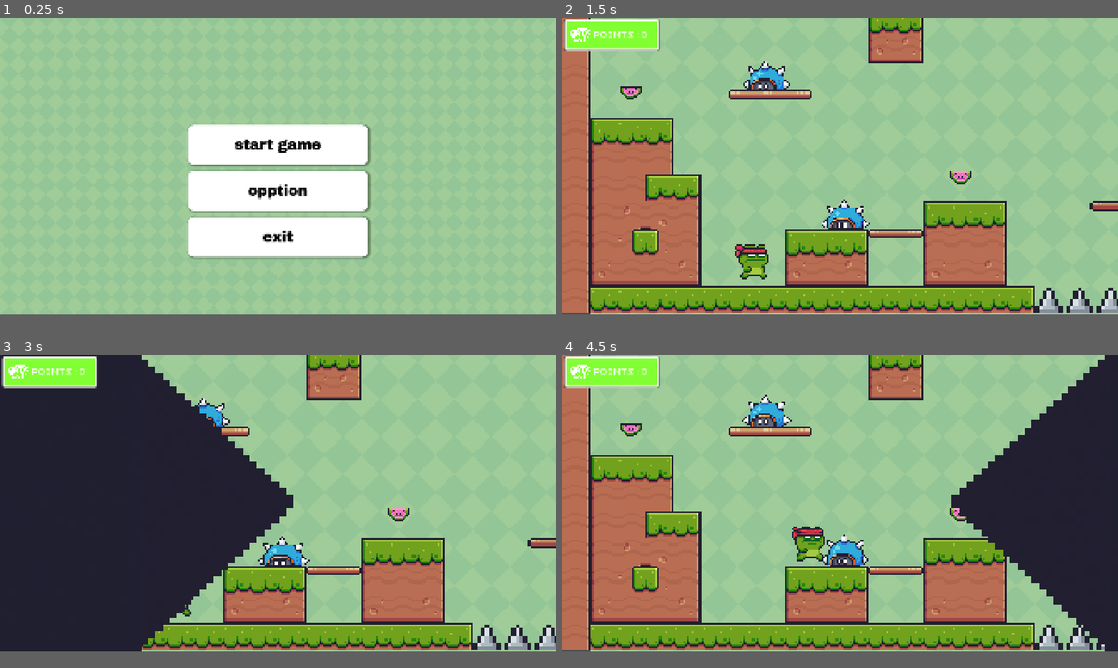
Above: before the commit, frames 1-4 (two rows, left to right).
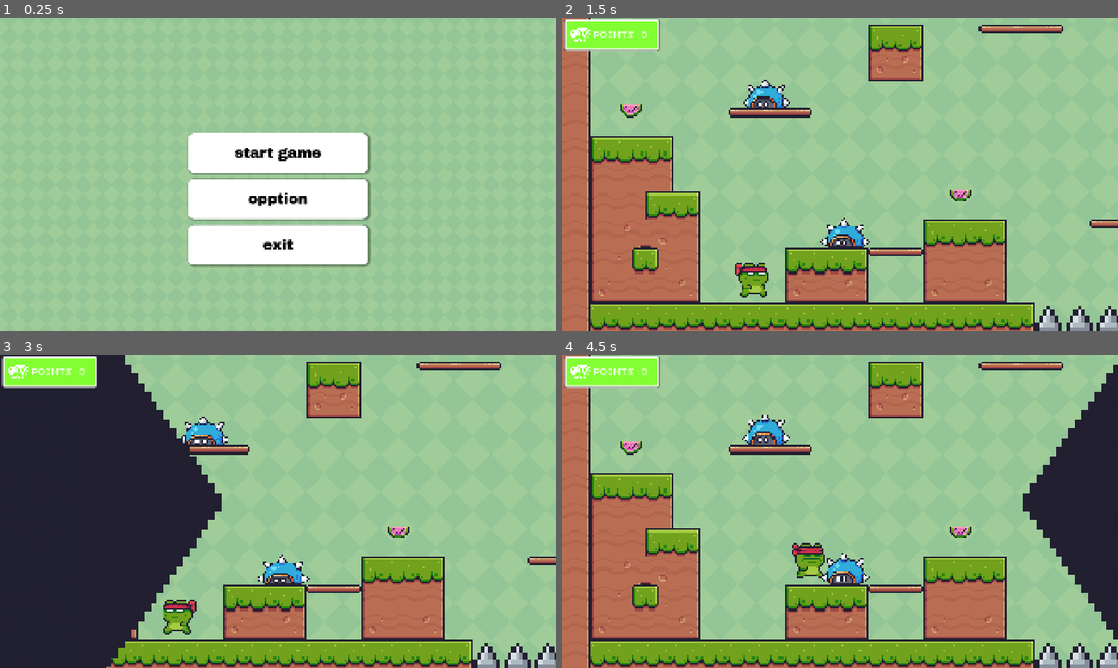
Above: after the commit, the same moments.

Repository: gamesphilo25-hash/godot-game-project
Game: Godot game, scene res://UI/main menue.tscn
Two runs of this game, one before a commit and one after it. Both use one fixed random seed, a clock stepped at 60 frames per second and the inputs below. The engine's default icon, where the game draws it, is replaced by a stand-in: a white triangle on a blue panel in a dark square. Sound files missing from this copy of the repository are replaced by a short silence.
Inputs:
- Up to frame 1 (0.25 s): no input
- Up to frame 2 (1.5 s): click "start game" at 0.5 s; hold D (right) from 1.28 s (still down)
- Up to frame 3 (3 s): tap Space (jump) at 1.52, 2.27 s; release D (right) at 2.78 s; hold A (LEFT) from 2.78 s (still down)
- Up to frame 4 (4.5 s): release A (LEFT) at 3.53 s; hold D (right) from 3.53 s (still down); tap Space (jump) at 3.77 s
In our replay, the window is 800x426 before the commit and 800x450 after it. These sizes can differ from the game's own. Grey fills any space a smaller window leaves; there, only what the larger window draws over its background counts as a difference.

The runs differ from the first frame. In frame 1, 6.3% of the frame differs, in the area x 33-67%, y 34-80%; in frame 2, 26%; in frame 3, 26%; in frame 4, 33%, in the area x 0-100%, y 0-100%.

Commit message:
opptions me ue

Diff:
--- a/Enemy/enemy.tscn
+++ b/Enemy/enemy.tscn
@@ -141,9 +141,11 @@
 process_mode = 3
 stream = ExtResource("3_am0pq")
 volume_db = -4.0
+bus = &"sfx"
 
 [node name="hit" type="AudioStreamPlayer2D" parent="." unique_id=151869785]
 process_mode = 3
 stream = ExtResource("4_eqilm")
+bus = &"sfx"
 
 [connection signal="body_entered" from="Area2D" to="." method="_on_area_2d_body_entered"]
--- /dev/null
+++ b/UI/full_screen.gd
@@ -0,0 +1,11 @@
+extends CheckBox
+
+func _ready() -> void:
+	DisplayServer.window_set_mode(DisplayServer.WINDOW_MODE_MAXIMIZED)
+
+
+func _on_toggled(toggled_on: bool) -> void:
+	if toggled_on == true:
+		DisplayServer.window_set_mode(DisplayServer.WINDOW_MODE_FULLSCREEN)
+	else:
+		DisplayServer.window_set_mode(DisplayServer.WINDOW_MODE_MAXIMIZED)
--- a/UI/main menue.tscn
+++ b/UI/main menue.tscn
@@ -4,6 +4,8 @@
 [ext_resource type="Texture2D" uid="uid://4itu1ddygm6w" path="res://world/back ground/Green.png" id="2_ivn5n"]
 [ext_resource type="FontFile" uid="uid://bhgngindvjfsf" path="res://world/stuff/ArchivoBlack-Regular.ttf" id="3_s6y1a"]
 [ext_resource type="Texture2D" uid="uid://dueohcohekhw3" path="res://icon.svg" id="4_2ld7u"]
+[ext_resource type="Script" uid="uid://dja74cp33t2br" path="res://UI/voulume.gd" id="5_b2sx8"]
+[ext_resource type="Script" uid="uid://cff380546wr0v" path="res://UI/full_screen.gd" id="6_qkcvt"]
 
 [sub_resource type="StyleBoxFlat" id="StyleBoxFlat_lutp1"]
 bg_color = Color(1, 1, 1, 1)
@@ -52,8 +54,32 @@
 
 [sub_resource type="StyleBoxEmpty" id="StyleBoxEmpty_tg0kw"]
 
-[sub_resource type="StyleBoxLine" id="StyleBoxLine_b2sx8"]
-color = Color(1, 1, 1, 1)
+[sub_resource type="StyleBoxFlat" id="StyleBoxFlat_qkcvt"]
+bg_color = Color(0.6, 0.6, 0.6, 0)
+
+[sub_resource type="StyleBoxLine" id="StyleBoxLine_2ld7u"]
+color = Color(0.5890956, 0.5890956, 0.5890956, 1)
+thickness = 10
+
+[sub_resource type="StyleBoxLine" id="StyleBoxLine_o5f0c"]
+color = Color(0.42365062, 0.42365065, 0.42365062, 1)
+thickness = 10
+
+[sub_resource type="StyleBoxLine" id="StyleBoxLine_yxmvk"]
+color = Color(0.22670749, 0.22670749, 0.22670746, 1)
+thickness = 10
+
+[sub_resource type="StyleBoxFlat" id="StyleBoxFlat_orop6"]
+bg_color = Color(0.27752772, 0.27752775, 0.27752757, 1)
+border_width_left = 8
+border_width_top = 8
+border_width_right = 8
+border_width_bottom = 8
+border_color = Color(1, 1, 1, 1)
+corner_radius_top_left = 8
+corner_radius_top_right = 8
+corner_radius_bottom_right = 8
+corner_radius_bottom_left = 8
 
 [node name="MainMenue" type="Node" unique_id=442540611]
 script = ExtResource("1_bqcfs")
@@ -135,12 +161,13 @@
 anchor_top = 0.5
 anchor_right = 0.5
 anchor_bottom = 0.5
-offset_left = -626.5
-offset_top = -316.5
-offset_right = 700.5
-offset_bottom = 419.5
-grow_horizontal = 2
-grow_vertical = 2
+offset_left = -631.5
+offset_top = -329.5
+offset_right = 695.5
+offset_bottom = 406.5
+grow_horizontal = 2
+grow_vertical = 2
+theme_override_styles/panel = SubResource("StyleBoxFlat_qkcvt")
 
 [node name="Button3" type="Button" parent="oppions" unique_id=1304749482]
 layout_mode = 1
@@ -149,10 +176,10 @@
 anchor_top = 1.0
 anchor_right = 0.5
 anchor_bottom = 1.0
-offset_left = 510.0
-offset_top = -209.0
-offset_right = 734.0
-offset_bottom = -27.0
+offset_left = 409.5
+offset_top = -215.0
+offset_right = 633.5
+offset_bottom = -33.0
 grow_horizontal = 2
 grow_vertical = 0
 size_flags_vertical = 3
@@ -173,13 +200,66 @@
 
 [node name="HSlider" type="HSlider" parent="oppions" unique_id=87855102]
 layout_mode = 0
-offset_left = 277.0
-offset_top = 233.0
-offset_right = 815.0
-offset_bottom = 386.0
-theme_override_styles/slider = SubResource("StyleBoxLine_b2sx8")
+offset_left = 191.0
+offset_top = 250.0
+offset_right = 729.0
+offset_bottom = 266.0
+theme_override_styles/slider = SubResource("StyleBoxLine_2ld7u")
+theme_override_styles/grabber_area = SubResource("StyleBoxLine_o5f0c")
+theme_override_styles/grabber_area_highlight = SubResource("StyleBoxLine_yxmvk")
+max_value = 1.0
+step = 0.05
+value = 1.0
+script = ExtResource("5_b2sx8")
+audio_bus_name = "music"
+
+[node name="HSlider2" type="HSlider" parent="oppions" unique_id=40339506]
+layout_mode = 0
+offset_left = 193.0
+offset_top = 306.0
+offset_right = 731.0
+offset_bottom = 322.0
+theme_override_styles/slider = SubResource("StyleBoxLine_2ld7u")
+theme_override_styles/grabber_area = SubResource("StyleBoxLine_o5f0c")
+theme_override_styles/grabber_area_highlight = SubResource("StyleBoxLine_yxmvk")
+max_value = 1.0
+step = 0.05
+value = 1.0
+script = ExtResource("5_b2sx8")
+audio_bus_name = "sfx"
+
+[node name="Panel" type="Panel" parent="oppions" unique_id=1911881346]
+layout_mode = 0
+offset_left = 195.0
+offset_top = 333.0
+offset_right = 518.0
+offset_bottom = 413.0
+theme_override_styles/panel = SubResource("StyleBoxFlat_orop6")
+
+[node name="CheckBox" type="CheckBox" parent="oppions/Panel" unique_id=1919499230]
+layout_mode = 1
+anchors_preset = 8
+anchor_left = 0.5
+anchor_top = 0.5
+anchor_right = 0.5
+anchor_bottom = 0.5
+offset_left = -139.5
+offset_top = -38.5
+offset_right = 139.5
+offset_bottom = 38.5
+grow_horizontal = 2
+grow_vertical = 2
+theme_override_colors/font_color = Color(0, 0, 0, 1)
+theme_override_font_sizes/font_size = 50
+text = "full screen"
+alignment = 1
+icon_alignment = 1
+script = ExtResource("6_qkcvt")
 
 [connection signal="pressed" from="main/Button" to="." method="_on_start_pressed"]
 [connection signal="pressed" from="main/Button2" to="." method="_on_setteings_pressed"]
 [connection signal="pressed" from="main/Button3" to="." method="_on_exit_pressed"]
 [connection signal="pressed" from="oppions/Button3" to="." method="_on_back_pressed"]
+[connection signal="value_changed" from="oppions/HSlider" to="oppions/HSlider" method="_on_value_changed"]
+[connection signal="value_changed" from="oppions/HSlider2" to="oppions/HSlider2" method="_on_value_changed"]
+[connection signal="toggled" from="oppions/Panel/CheckBox" to="oppions/Panel/CheckBox" method="_on_toggled"]
--- a/UI/pause.tscn
+++ b/UI/pause.tscn
@@ -62,11 +62,19 @@
 grow_vertical = 2
 
 [node name="Label" type="Label" parent="pause menue" unique_id=788916459]
-layout_mode = 0
-offset_left = 615.0
-offset_top = 176.0
-offset_right = 1264.0
-offset_bottom = 371.0
+layout_mode = 1
+anchors_preset = 8
+anchor_left = 0.5
+anchor_top = 0.5
+anchor_right = 0.5
+anchor_bottom = 0.5
+offset_left = -324.5
+offset_top = -342.0
+offset_right = 324.5
+offset_bottom = -147.0
+grow_horizontal = 2
+grow_vertical = 2
+size_flags_horizontal = 4
 theme_override_colors/font_color = Color(0.55829334, 0.63829714, 0.692843, 1)
 theme_override_colors/font_outline_color = Color(0.3403393, 0.34033933, 0.3403393, 1)
 theme_override_constants/outline_size = 31
@@ -77,11 +85,19 @@
 vertical_alignment = 1
 
 [node name="VBoxContainer" type="VBoxContainer" parent="pause menue" unique_id=399873028]
-layout_mode = 0
-offset_left = 586.0
-offset_top = 334.0
-offset_right = 1356.0
-offset_bottom = 839.0
+layout_mode = 1
+anchors_preset = 8
+anchor_left = 0.5
+anchor_top = 0.5
+anchor_right = 0.5
+anchor_bottom = 0.5
+offset_left = -315.0
+offset_top = -179.5
+offset_right = 315.0
+offset_bottom = 179.5
+grow_horizontal = 2
+grow_vertical = 2
+size_flags_horizontal = 4
 theme_override_constants/separation = 22
 
 [node name="Button" type="Button" parent="pause menue/VBoxContainer" unique_id=709898073]
@@ -116,21 +132,5 @@
 theme_override_styles/focus = SubResource("StyleBoxEmpty_ls4ot")
 text = "Exit"
 
-[node name="Button3" type="Button" parent="pause menue/VBoxContainer" unique_id=929353906]
-process_mode = 3
-layout_mode = 2
-size_flags_vertical = 3
-theme_override_colors/font_color = Color(0, 0, 0, 1)
-theme_override_colors/font_focus_color = Color(0, 0, 0, 1)
-theme_override_colors/font_pressed_color = Color(0, 0, 0, 1)
-theme_override_colors/font_hover_color = Color(0, 0, 0, 1)
-theme_override_fonts/font = ExtResource("2_25kmc")
-theme_override_font_sizes/font_size = 50
-theme_override_styles/normal = SubResource("StyleBoxFlat_f7u7y")
-theme_override_styles/pressed = SubResource("StyleBoxFlat_jq2cn")
-theme_override_styles/hover = SubResource("StyleBoxFlat_a5s8o")
-theme_override_styles/focus = SubResource("StyleBoxEmpty_ls4ot")
-text = "Opptions"
-
 [connection signal="pressed" from="pause menue/VBoxContainer/Button" to="." method="_on_button_pressed"]
 [connection signal="pressed" from="pause menue/VBoxContainer/Button2" to="." method="_on_button_2_pressed"]
--- a/UI/transtions.tscn
+++ b/UI/transtions.tscn
@@ -64,7 +64,7 @@
 [node name="Transition" type="Sprite2D" parent="." unique_id=120141379]
 texture_filter = 1
 position = Vector2(4141, 507)
-scale = Vector2(25.090912, 23.386362)
+scale = Vector2(22.209303, 31.613638)
 texture = ExtResource("1_jmetg")
 
 [node name="AnimationPlayer" type="AnimationPlayer" parent="." unique_id=867458729]
--- /dev/null
+++ b/UI/voulume.gd
@@ -0,0 +1,14 @@
+extends HSlider
+
+@export var audio_bus_name : String
+var audio_bus_id
+
+func _ready() -> void:
+	audio_bus_id = AudioServer.get_bus_index(audio_bus_name)
+
+
+
+func _on_value_changed(value: float) -> void:
+	var db = linear_to_db(value)
+	AudioServer.set_bus_volume_db(audio_bus_id, db)
+	pass # Replace with function body.
--- a/default_bus_layout.tres
+++ b/default_bus_layout.tres
@@ -1,9 +1,15 @@
 [gd_resource type="AudioBusLayout" format=3 uid="uid://d3p6onew80nrs"]
 
 [resource]
-bus/1/name = &"New Bus"
+bus/1/name = &"music"
 bus/1/solo = false
 bus/1/mute = false
 bus/1/bypass_fx = false
-bus/1/volume_db = -7.5195923
+bus/1/volume_db = 0.018377304
 bus/1/send = &"Master"
+bus/2/name = &"sfx"
+bus/2/solo = false
+bus/2/mute = false
+bus/2/bypass_fx = false
+bus/2/volume_db = 0.0
+bus/2/send = &"Master"
--- a/levels/level1.tscn
+++ b/levels/level1.tscn
@@ -3,7 +3,7 @@
 [ext_resource type="Texture2D" uid="uid://4itu1ddygm6w" path="res://world/back ground/Green.png" id="1_hxib8"]
 [ext_resource type="TileSet" uid="uid://cpwspc03p0d0u" path="res://world/stuff/new_tile_set.tres" id="2_0ei1v"]
 [ext_resource type="PackedScene" uid="uid://csfr1abmxaaih" path="res://plyer/sceens/plyer.tscn" id="3_edc2v"]
-[ext_resource type="PackedScene" uid="uid://btlcgxy65sf23" path="res://world/stuff/cloectables/area_2d.tscn" id="4_p6jff"]
+[ext_resource type="PackedScene" uid="uid://btlcgxy65sf23" path="res://world/stuff/cloectables/melon.tscn" id="4_p6jff"]
 [ext_resource type="Script" uid="uid://coth1oxeymmno" path="res://world/stuff/game_manger.gd" id="5_lo833"]
 [ext_resource type="PackedScene" uid="uid://fsg1cu0l8hvn" path="res://world/stuff/win trophy/win_trophy.tscn" id="6_0ei1v"]
 [ext_resource type="FontFile" uid="uid://dttdvx7wo0fay" path="res://world/stuff/BitcountSingle-VariableFont_CRSV,ELSH,ELXP,slnt,wght.ttf" id="7_edc2v"]
@@ -61,7 +61,7 @@
 limit_left = -48
 limit_top = -48
 limit_right = 2352
-limit_bottom = 722
+limit_bottom = 720
 position_smoothing_speed = 7.0
 
 [node name="game manger" type="Node" parent="sceen elemnts" unique_id=100583520]
--- a/levels/level2.tscn
+++ b/levels/level2.tscn
@@ -4,7 +4,7 @@
 [ext_resource type="TileSet" uid="uid://cpwspc03p0d0u" path="res://world/stuff/new_tile_set.tres" id="2_55gdq"]
 [ext_resource type="PackedScene" uid="uid://csfr1abmxaaih" path="res://plyer/sceens/plyer.tscn" id="3_crte6"]
 [ext_resource type="Script" uid="uid://coth1oxeymmno" path="res://world/stuff/game_manger.gd" id="4_hq01p"]
-[ext_resource type="PackedScene" uid="uid://btlcgxy65sf23" path="res://world/stuff/cloectables/area_2d.tscn" id="5_fjysh"]
+[ext_resource type="PackedScene" uid="uid://btlcgxy65sf23" path="res://world/stuff/cloectables/melon.tscn" id="5_fjysh"]
 [ext_resource type="PackedScene" uid="uid://fsg1cu0l8hvn" path="res://world/stuff/win trophy/win_trophy.tscn" id="6_bcewn"]
 [ext_resource type="PackedScene" uid="uid://gihwb8aekn3b" path="res://levels/level3.tscn" id="6_hq01p"]
 [ext_resource type="FontFile" uid="uid://dttdvx7wo0fay" path="res://world/stuff/BitcountSingle-VariableFont_CRSV,ELSH,ELXP,slnt,wght.ttf" id="7_6mfmt"]
--- a/levels/level3.tscn
+++ b/levels/level3.tscn
@@ -56,7 +56,7 @@
 limit_left = -48
 limit_top = -48
 limit_right = 2688
-limit_bottom = 962
+limit_bottom = 960
 position_smoothing_speed = 7.0
 
 [node name="CanvasLayer" type="CanvasLayer" parent="." unique_id=239540954]
--- a/plyer/sceens/plyer.tscn
+++ b/plyer/sceens/plyer.tscn
@@ -208,3 +208,4 @@
 [node name="jump" type="AudioStreamPlayer2D" parent="." unique_id=1276943539]
 stream = ExtResource("5_rlkh8")
 volume_db = -7.0
+bus = &"sfx"
--- a/project.godot
+++ b/project.godot
@@ -30,9 +30,9 @@
 
 [display]
 
-window/size/viewport_width=1919
-window/size/viewport_height=1021
-window/size/mode=2
+window/size/viewport_width=1920
+window/size/viewport_height=1080
+window/size/mode=1
 window/stretch/mode="canvas_items"
 window/stretch/aspect="expand"
 
--- a/sounds/background music.tscn
+++ b/sounds/background music.tscn
@@ -6,4 +6,4 @@
 process_mode = 3
 stream = ExtResource("1_0glsq")
 autoplay = true
-bus = &"New Bus"
+bus = &"music"
--- a/world/stuff/cloectables/area_2d.tscn
+++ b/world/stuff/cloectables/melon.tscn
@@ -148,5 +148,6 @@
 
 [node name="AudioStreamPlayer2D" type="AudioStreamPlayer2D" parent="." unique_id=1353407385]
 stream = ExtResource("3_e685y")
+bus = &"sfx"
 
 [connection signal="body_entered" from="." to="." method="_on_body_entered"]
Not shown, added: UI/full_screen.gd.uid
Not shown, added: UI/voulume.gd.uid
